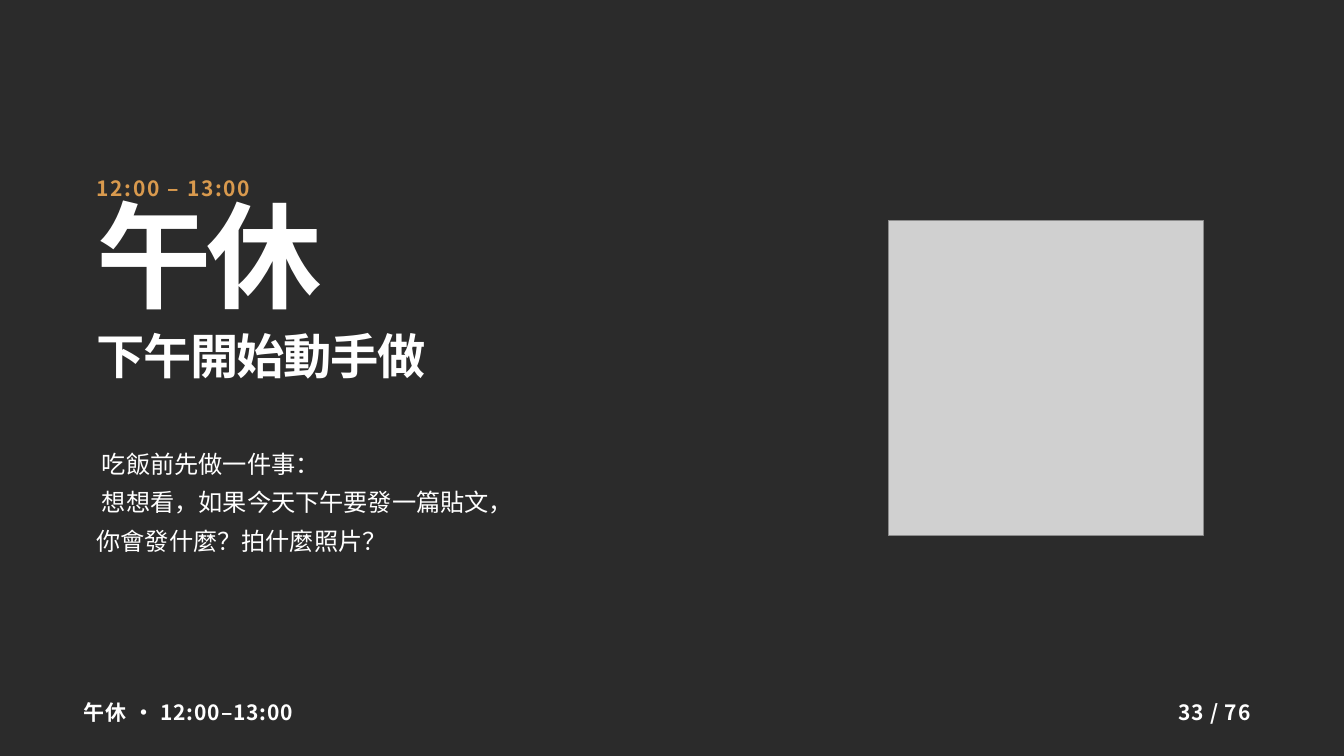
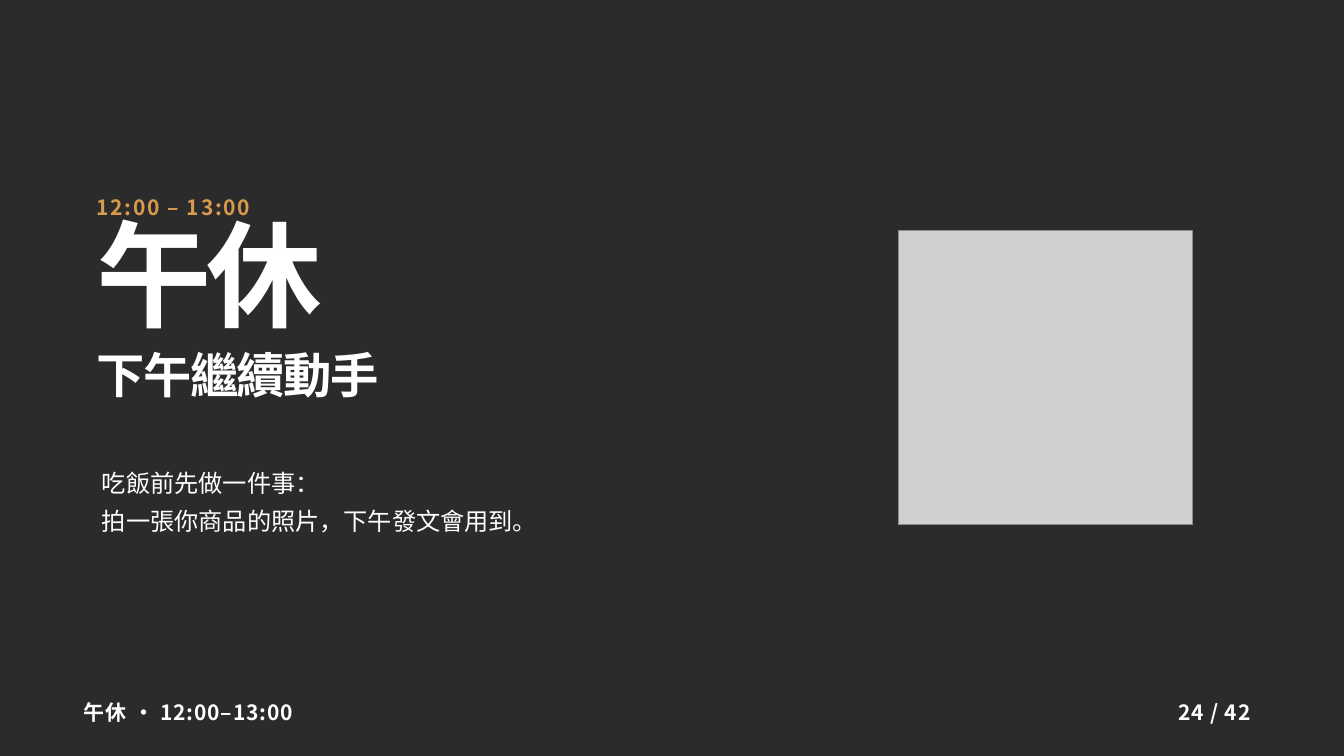
Before and after one commit to ja9705110/gogoeveryday, a slide deck: slide 24 of social-course/social-media-course-deck.pptx (slide 33 before the commit). Drawn at 1344x756 pixels with LibreOffice and Linux fonts; fonts in the diff are those of the drawing; grey boxes stand for pictures; background and template pictures are left out; a plain dark background stands for a picture behind light text. Boxes give left, top, right and bottom in pixels: in the first picture for what was removed or moved away, otherwise in the second. Text is boxed around its words. In the diff, an @@ line names an element or a change of style, - is before the commit and + after.

```diff
--- a/social-course/social-media-course-deck.pptx
+++ b/social-course/social-media-course-deck.pptx
@@ text "12:00 – 13:00" moved from (x1=97, y1=180, x2=250, y2=201) to (x1=97, y1=199, x2=250, y2=221) @@
@@ text "午休" moved from (x1=97, y1=182, x2=322, y2=310) to (x1=97, y1=201, x2=322, y2=329) @@
@@ picture resized from (x1=888, y1=221, x2=1203, y2=535) to (x1=899, y1=231, x2=1194, y2=525) @@
@@ text at (x1=97, y1=352, x2=379, y2=398): text changed @@
-下午開始動手做
+下午繼續動手
@@ text "吃飯前先做一件事：" moved from (x1=97, y1=452, x2=513, y2=552) to (x1=102, y1=471, x2=537, y2=533) @@
@@ text at (x1=102, y1=509, x2=537, y2=533): text changed @@
-想想看，如果今天下午要發一篇貼文，
-你會發什麼？拍什麼照片？
+拍一張你商品的照片，下午發文會用到。
@@ text at (x1=1178, y1=704, x2=1251, y2=720): text changed @@
-33 / 76
+24 / 42
```
Also in this commit, not shown: 1 other slide changed, 40 slides added, 74 slides removed, 8 other files.
